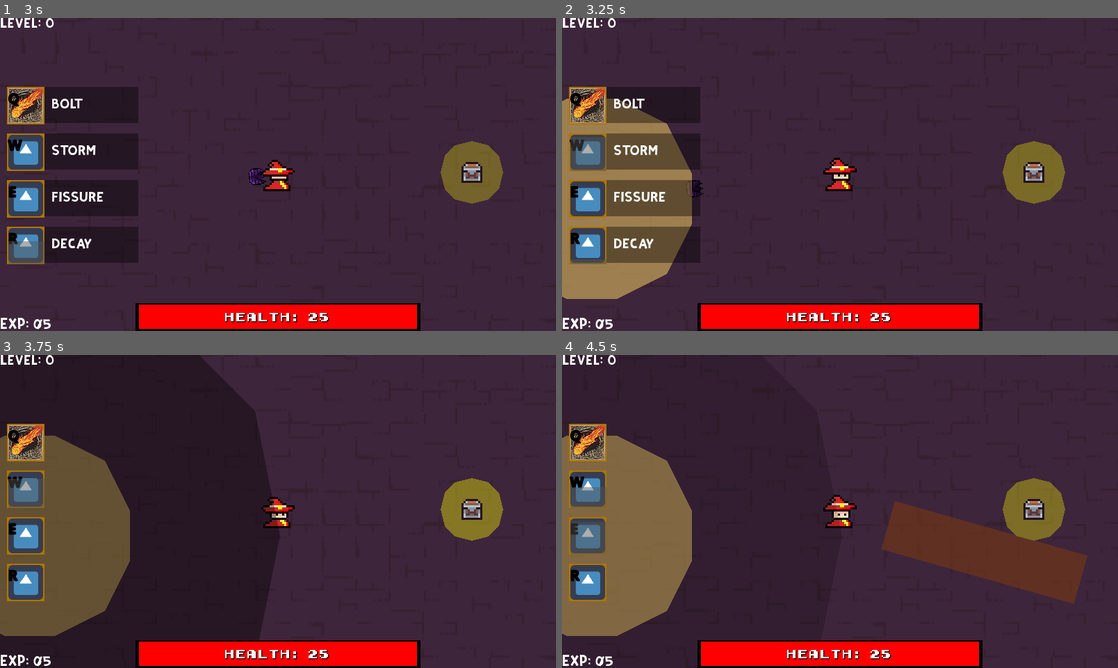
Above: before the commit, frames 1-4 (two rows, left to right).
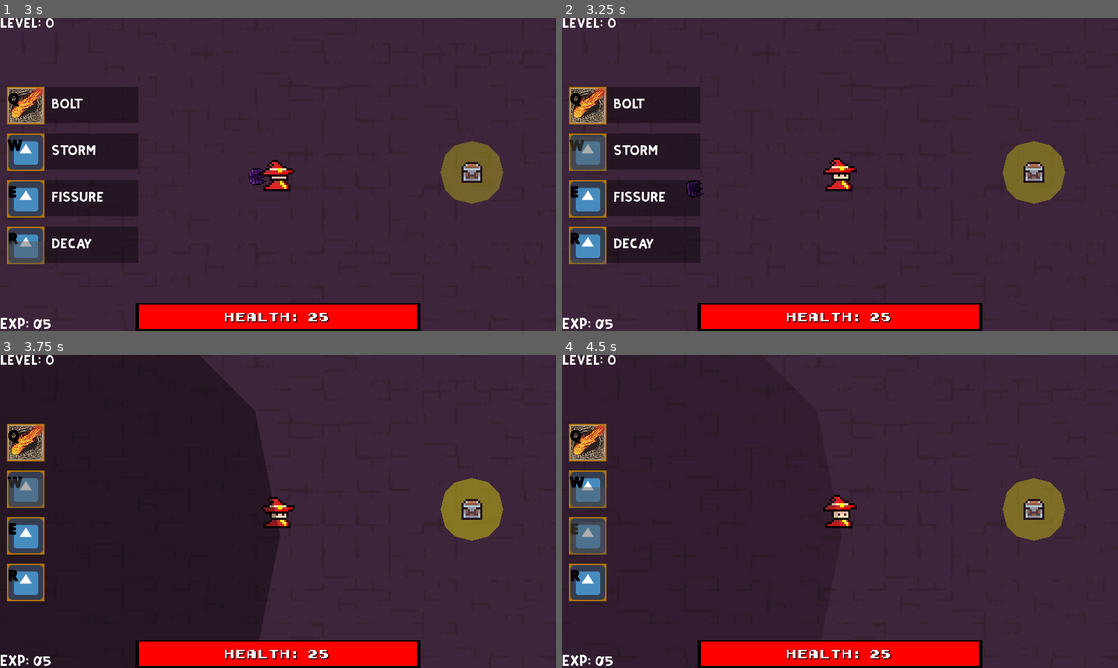
Above: after the commit, the same moments.

Repository: sakata24/Magus-Exo
Game: Godot game, scene res://HUDs/Home.tscn
The game is run twice, just before and just after one commit, with the same random seed, the same clock (stepped at 60 frames per second) and the same inputs. The engine's default icon, where the game draws it, is replaced by a stand-in: a white triangle on a blue panel in a dark square.
Inputs (mouse positions are in pixels of both pictures, inside the frame that each line leads up to):
- Up to frame 1 (3 s): click "Play" at 0.5 s; drag from (27, 105) to (472, 171) at 1.27 s; tap Enter at 2 s; drag from (27, 152) to (472, 171) at 2.02 s; move the mouse to (27, 199) at 2.77 s; hold R (R) from 2.78 s (still down); click (27, 199) at 2.92 s
- Up to frame 2 (3.25 s): keep holding R (R); tap W (W) at 3.05 s
- Up to frame 3 (3.75 s): release R (R) at 3.5 s; drag from (27, 583) to (111, 464) at 3.52 s
- Up to frame 4 (4.5 s): move the mouse to (1006, 558) at 4.27 s; hold E (E) from 4.28 s (still down); click (1006, 558) at 4.42 s

Frame 1 is identical in both runs. In frame 2, 9.4% of the frame differs, in the area x 0-24%, y 25-90%; in frame 3, 9.8%; in frame 4, 16%, in the area x 0-95%, y 25-90%.

Commit message:
added 2 more for fountain and crack

Diff:
--- /dev/null
+++ b/Abilities/Animations/Spells/CrackSprite.tres
@@ -0,0 +1,39 @@
+[gd_resource type="SpriteFrames" load_steps=6 format=3 uid="uid://bhlyybjt1q5vy"]
+
+[ext_resource type="Texture2D" uid="uid://0o0ld2xk0r8w" path="res://Resources/abilities/crack-sprite.png" id="1_o5cn3"]
+
+[sub_resource type="AtlasTexture" id="AtlasTexture_lt514"]
+atlas = ExtResource("1_o5cn3")
+region = Rect2(0, 0, 16, 16)
+
+[sub_resource type="AtlasTexture" id="AtlasTexture_pam6k"]
+atlas = ExtResource("1_o5cn3")
+region = Rect2(16, 0, 16, 16)
+
+[sub_resource type="AtlasTexture" id="AtlasTexture_6aomk"]
+atlas = ExtResource("1_o5cn3")
+region = Rect2(32, 0, 16, 16)
+
+[sub_resource type="AtlasTexture" id="AtlasTexture_obqpl"]
+atlas = ExtResource("1_o5cn3")
+region = Rect2(48, 0, 16, 16)
+
+[resource]
+animations = [{
+"frames": [{
+"duration": 1.0,
+"texture": SubResource("AtlasTexture_lt514")
+}, {
+"duration": 1.0,
+"texture": SubResource("AtlasTexture_pam6k")
+}, {
+"duration": 1.0,
+"texture": SubResource("AtlasTexture_6aomk")
+}, {
+"duration": 1.0,
+"texture": SubResource("AtlasTexture_obqpl")
+}],
+"loop": false,
+"name": &"default",
+"speed": 8.0
+}]
--- /dev/null
+++ b/Abilities/Animations/Spells/FountainSprite.tres
@@ -0,0 +1,72 @@
+[gd_resource type="SpriteFrames" load_steps=10 format=3 uid="uid://bh3g6addnd6jh"]
+
+[ext_resource type="Texture2D" uid="uid://ca7i15a2ejxt4" path="res://Resources/abilities/fountain-sprite.png" id="1_w1d1c"]
+
+[sub_resource type="AtlasTexture" id="AtlasTexture_6d3pd"]
+atlas = ExtResource("1_w1d1c")
+region = Rect2(0, 0, 16, 16)
+
+[sub_resource type="AtlasTexture" id="AtlasTexture_untl0"]
+atlas = ExtResource("1_w1d1c")
+region = Rect2(16, 0, 16, 16)
+
+[sub_resource type="AtlasTexture" id="AtlasTexture_3efg4"]
+atlas = ExtResource("1_w1d1c")
+region = Rect2(32, 0, 16, 16)
+
+[sub_resource type="AtlasTexture" id="AtlasTexture_41xbr"]
+atlas = ExtResource("1_w1d1c")
+region = Rect2(48, 0, 16, 16)
+
+[sub_resource type="AtlasTexture" id="AtlasTexture_wd243"]
+atlas = ExtResource("1_w1d1c")
+region = Rect2(64, 0, 16, 16)
+
+[sub_resource type="AtlasTexture" id="AtlasTexture_tx2lu"]
+atlas = ExtResource("1_w1d1c")
+region = Rect2(80, 0, 16, 16)
+
+[sub_resource type="AtlasTexture" id="AtlasTexture_3mbu2"]
+atlas = ExtResource("1_w1d1c")
+region = Rect2(96, 0, 16, 16)
+
+[sub_resource type="AtlasTexture" id="AtlasTexture_0b54o"]
+atlas = ExtResource("1_w1d1c")
+region = Rect2(112, 0, 16, 16)
+
+[resource]
+animations = [{
+"frames": [{
+"duration": 1.0,
+"texture": SubResource("AtlasTexture_6d3pd")
+}, {
+"duration": 1.0,
+"texture": SubResource("AtlasTexture_untl0")
+}, {
+"duration": 1.0,
+"texture": SubResource("AtlasTexture_3efg4")
+}, {
+"duration": 1.0,
+"texture": SubResource("AtlasTexture_41xbr")
+}, {
+"duration": 1.0,
+"texture": SubResource("AtlasTexture_wd243")
+}],
+"loop": true,
+"name": &"default",
+"speed": 9.0
+}, {
+"frames": [{
+"duration": 1.0,
+"texture": SubResource("AtlasTexture_tx2lu")
+}, {
+"duration": 1.0,
+"texture": SubResource("AtlasTexture_3mbu2")
+}, {
+"duration": 1.0,
+"texture": SubResource("AtlasTexture_0b54o")
+}],
+"loop": true,
+"name": &"hit",
+"speed": 9.0
+}]
--- a/Abilities/Bullet.gd
+++ b/Abilities/Bullet.gd
@@ -39,6 +39,7 @@
 		$AnimatedSprite2D.set_sprite_frames(CustomResourceLoader.witherSpriteRes)
 		$Texture.color = Color("#7030a0")
 	add_to_group("skills")
+	look_at(castTarget)
 	# play the anim
 	$AnimatedSprite2D.play()
 	$LifetimeTimer.wait_time = lifetime
--- a/Abilities/Spell.tscn
+++ b/Abilities/Spell.tscn
@@ -18,8 +18,13 @@
 one_shot = true
 
 [node name="Texture" type="Polygon2D" parent="."]
+visible = false
 color = Color(0, 0.529412, 1, 1)
 polygon = PackedVector2Array(3, -3, 4, -1, 4, 1, 3, 3, 1, 4, -1, 4, -3, 3, -4, 1, -4, -1, -3, -3, -1, -4, 1, -4)
+
+[node name="AnimatedSprite2D" type="AnimatedSprite2D" parent="."]
+texture_filter = 1
+scale = Vector2(0.5, 0.5)
 
 [connection signal="area_entered" from="." to="." method="_on_area_entered"]
 [connection signal="body_entered" from="." to="." method="_on_SpellBody_body_entered"]
--- a/Characters/Player.gd
+++ b/Characters/Player.gd
@@ -217,7 +217,6 @@
 		projectile.init(ability, castTarget, self)
 		# calculates the projectiles direction
 		projectile.velocity = (castTarget - projectile.position).normalized()
-		projectile.look_at(castTarget)
 	elif ability["type"] == "spell":
 		# load the spell
 		var spell = spellLoad.instantiate()
--- a/CustomResourceLoader.gd
+++ b/CustomResourceLoader.gd
@@ -7,6 +7,8 @@
 var growthSpriteRes = preload("res://Abilities/Animations/GrowthSprite.tres")
 var flowSpriteRes = preload("res://Abilities/Animations/FlowSprite.tres")
 var witherSpriteRes = preload("res://Abilities/Animations/WitherSprite.tres")
+var fountainSpriteRes = preload("res://Abilities/Animations/Spells/FountainSprite.tres")
+var crackSpriteRes = preload("res://Abilities/Animations/Spells/CrackSprite.tres")
 
 # Called when the node enters the scene tree for the first time.
 func _ready():
--- a/UniversalSkills.gd
+++ b/UniversalSkills.gd
@@ -83,8 +83,12 @@
 			ability.look_at(pos)
 		"fountain":
 			# add a color to indicate colliision delay
-			ability.modulate.a = 0.5
+			ability.get_node("AnimatedSprite2D").set_sprite_frames(CustomResourceLoader.fountainSpriteRes)
+			ability.get_node("AnimatedSprite2D").play()
 			ability.set_collision_mask_value(2, false)
+		"crack":
+			ability.get_node("AnimatedSprite2D").set_sprite_frames(CustomResourceLoader.crackSpriteRes)
+			ability.get_node("AnimatedSprite2D").play()
 		"suspend":
 			# make it tick
 			ability.modulate.a = 0.5
@@ -143,7 +147,6 @@
 			print("BOOM")
 		"crack":
 			ability.set_collision_mask_value(2, false)
-			ability.modulate.a = 0.2
 		"charge":
 			ability.speed = 1.4 * 300
 			ability.dmg = floor(ability.dmg * 1.5)
@@ -154,7 +157,8 @@
 			print("im grass")
 		"fountain":
 			print("woosh")
-			ability.modulate.a = 0.8
+			ability.get_node("AnimatedSprite2D").set_animation("hit")
+			ability.get_node("AnimatedSprite2D").play()
 			ability.set_collision_mask_value(2, true)
 		"suspend":
 			print("fade")
Binary file added: Resources/abilities/crack-sprite.png
Not shown, added: Resources/abilities/crack-sprite.png.import
Binary file added: Resources/abilities/fountain-sprite.png
Not shown, added: Resources/abilities/fountain-sprite.png.import
